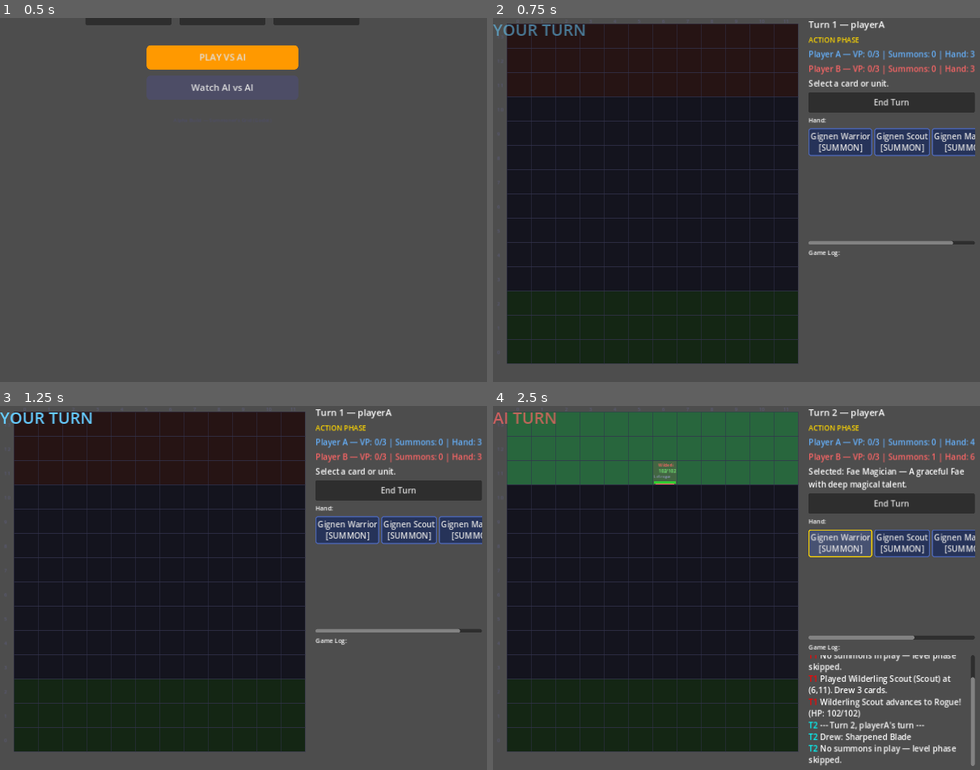
Above: before the commit, frames 1-4 (two rows, left to right).
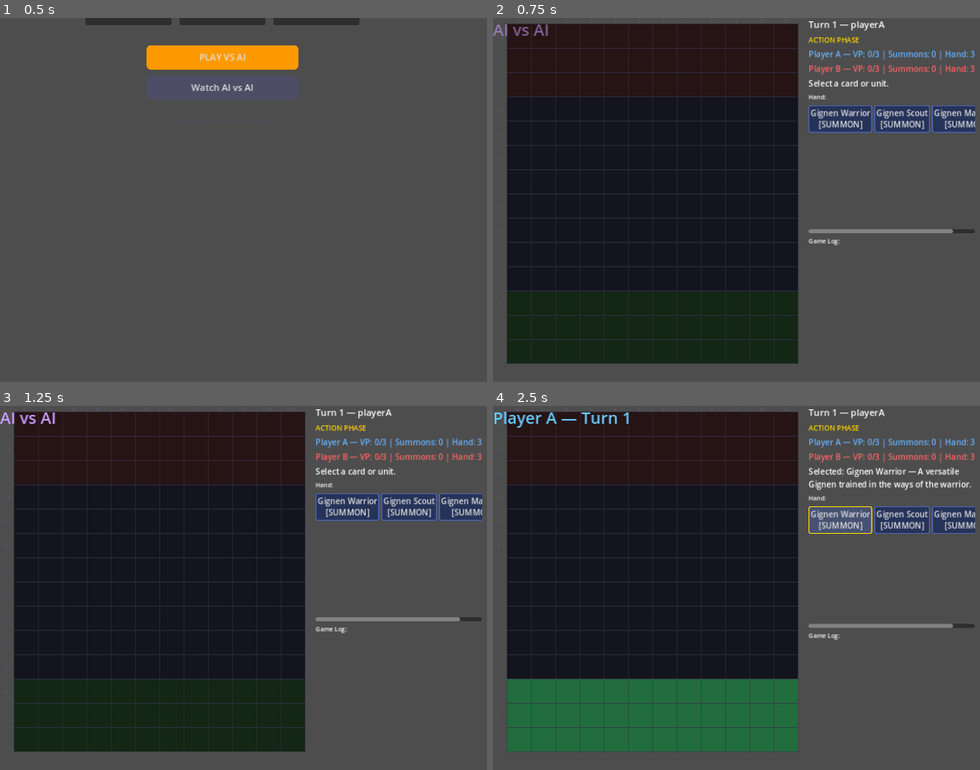
Above: after the commit, the same moments.

Repository: look-itsaxiom/summoners-grid
Game: Godot game, scene res://scenes/menu.tscn
Same seed, same stepped clock (60 frames per second), same inputs: the game is played once before the commit and once after it.
Inputs (mouse positions are in pixels of both pictures, inside the frame that each line leads up to):
- Up to frame 1 (0.5 s): no input
- Up to frame 2 (0.75 s): click "Watch AI vs AI" at 0.5 s
- Up to frame 3 (1.25 s): no input
- Up to frame 4 (2.5 s): click (892, 489) at 1.25 s, where only the run before the commit has a clickable "End Turn"; click (833, 507) at 2 s, where only the run before the commit has a clickable "Fae Magician [SUMMON]"

Frame 1 is identical in both runs. In frame 2, 6.8% of the frame differs, in the area x 0-100%, y 1-66%; in frame 3, 6.8%; in frame 4, 33%, in the area x 0-100%, y 0-99%.

Commit message:
feat: Watch AI vs AI spectator mode
Menu "Watch AI vs AI" button now works:
- Sets GameManager.spectator_mode flag
- Spectator loop: both players are AI, auto-play with 0.8s delay
  per turn + turn banners showing "Player A/B — Turn N"
- Board redraws between turns so you can watch the battle unfold
- End Turn button hidden in spectator mode
- Game over overlay still works (New Game / Main Menu)
- Uses same 5-priority AI + advance card logic as Play vs AI

Co-Authored-By: Claude Opus 4.6 (1M context) <noreply@anthropic.com>

Diff:
--- a/godot/scripts/engine/game_manager.gd
+++ b/godot/scripts/engine/game_manager.gd
@@ -21,6 +21,7 @@
 var active_player: String = "playerA"
 var phase: String = "draw"
 var turn_number: int = 1
+var spectator_mode: bool = false
 var coin_flip_winner: String = ""
 var turn_order_decided: bool = false
 var is_game_over: bool = false
--- a/godot/scripts/ui/game_screen.gd
+++ b/godot/scripts/ui/game_screen.gd
@@ -134,14 +134,19 @@
 	_gm.initialize_game(deck_a, deck_b)
 	_gm.decide_turn_order("playerA")
 
-	# Show opening banner
-	turn_banner.show_banner("YOUR TURN", Color(0.4, 0.8, 1.0))
-
-	# Auto-advance draw + level for first turn
-	_gm.execute_draw_phase()
-	_gm.execute_level_phase()
-
-	_refresh_ui()
+	if _gm.spectator_mode:
+		turn_banner.show_banner("AI vs AI", Color(0.8, 0.6, 1.0))
+		_gm.execute_draw_phase()
+		_gm.execute_level_phase()
+		_refresh_ui()
+		# Start spectator loop after banner
+		await get_tree().create_timer(1.5).timeout
+		_run_spectator_loop()
+	else:
+		turn_banner.show_banner("YOUR TURN", Color(0.4, 0.8, 1.0))
+		_gm.execute_draw_phase()
+		_gm.execute_level_phase()
+		_refresh_ui()
 
 
 func _refresh_ui() -> void:
@@ -157,7 +162,7 @@
 		pb["victory_points"], _count_summons("playerB"), pb["hand"].size()
 	]
 
-	end_turn_btn.visible = _gm.phase == "action" and _gm.active_player == "playerA"
+	end_turn_btn.visible = not _gm.spectator_mode and _gm.phase == "action" and _gm.active_player == "playerA"
 
 	_refresh_hand()
 	board.queue_redraw()
@@ -591,6 +596,103 @@
 				return
 
 
+## Spectator mode — both players are AI, auto-play with delays.
+func _run_spectator_loop() -> void:
+	while not _gm.is_game_over:
+		var player_label := "Player A" if _gm.active_player == "playerA" else "Player B"
+		var color := Color(0.4, 0.8, 1.0) if _gm.active_player == "playerA" else Color(1.0, 0.4, 0.4)
+		turn_banner.show_banner("%s — Turn %d" % [player_label, _gm.turn_number], color)
+		await get_tree().create_timer(0.8).timeout
+
+		_run_ai_turn_for_spectator()
+		board.queue_redraw()
+		_refresh_ui()
+
+		if _gm.is_game_over:
+			break
+
+		await get_tree().create_timer(0.5).timeout
+
+
+func _run_ai_turn_for_spectator() -> void:
+	## Execute one full AI turn (draw → level → action → end) for spectator mode.
+	_gm.execute_draw_phase()
+	_gm.execute_level_phase()
+
+	var ai_player: String = _gm.active_player
+
+	# Play summon
+	var ai_hand: Array = _gm.players[ai_player]["hand"]
+	for i in range(ai_hand.size() - 1, -1, -1):
+		if ai_hand[i].get("card_type", "") == "summon":
+			var placements = _gm.get_valid_placements()
+			if placements.size() > 0:
+				placements.sort_custom(func(a, b):
+					var a_front: int = a.y if ai_player == "playerA" else (13 - a.y)
+					var b_front: int = b.y if ai_player == "playerA" else (13 - b.y)
+					if a_front != b_front: return a_front > b_front
+					return absi(a.x - 6) < absi(b.x - 6)
+				)
+				_gm.play_summon(i, placements[0])
+			break
+
+	if _gm.is_game_over: return
+
+	# Advance cards
+	var playable_advances = _gm.get_playable_advance_cards()
+	for entry in playable_advances:
+		if entry["valid_targets"].size() > 0:
+			_gm.play_advance_card(entry["index"], entry["valid_targets"][0]["instance_id"])
+			break
+
+	if _gm.is_game_over: return
+
+	# Action cards
+	_ai_play_action_cards(ai_player)
+
+	if _gm.is_game_over: return
+
+	# Move + attack
+	var ids: Array[String] = []
+	for s in _gm.board_summons:
+		if s["owner"] == ai_player:
+			ids.append(s["instance_id"])
+
+	for unit_id in ids:
+		if _gm.is_game_over: return
+		var unit = _find_unit(unit_id)
+		if unit.is_empty(): continue
+
+		var enemies: Array = []
+		for e in _gm.board_summons:
+			if e["owner"] != ai_player:
+				enemies.append(e)
+		if enemies.size() == 0: continue
+
+		var nearest = enemies[0]
+		for e in enemies:
+			if _dist(unit["position"], e["position"]) < _dist(unit["position"], nearest["position"]):
+				nearest = e
+
+		var attacks = _gm.get_valid_attacks(unit_id)
+		if nearest["instance_id"] in attacks:
+			_gm.attack_with_summon(unit_id, nearest["instance_id"])
+		else:
+			var moves = _gm.get_valid_moves(unit_id)
+			if moves.size() > 0:
+				var best: Vector2i = moves[0]
+				for m in moves:
+					if _dist(m, nearest["position"]) < _dist(best, nearest["position"]):
+						best = m
+				_gm.move_summon(unit_id, best)
+				attacks = _gm.get_valid_attacks(unit_id)
+				if nearest["instance_id"] in attacks:
+					_gm.attack_with_summon(unit_id, nearest["instance_id"])
+
+	if _gm.is_game_over: return
+	_gm.end_action_phase()
+
+
 func _dist(a: Vector2i, b: Vector2i) -> int:
 	return maxi(absi(a.x - b.x), absi(a.y - b.y))
 
--- a/godot/scripts/ui/main_menu_screen.gd
+++ b/godot/scripts/ui/main_menu_screen.gd
@@ -131,9 +131,10 @@
 
 
 func _on_play_vs_ai() -> void:
+	get_node("/root/GameManager").spectator_mode = false
 	get_tree().change_scene_to_file("res://scenes/game.tscn")
 
 
 func _on_watch_ai() -> void:
-	# TODO: pass spectator flag via autoload
+	get_node("/root/GameManager").spectator_mode = true
 	get_tree().change_scene_to_file("res://scenes/game.tscn")
